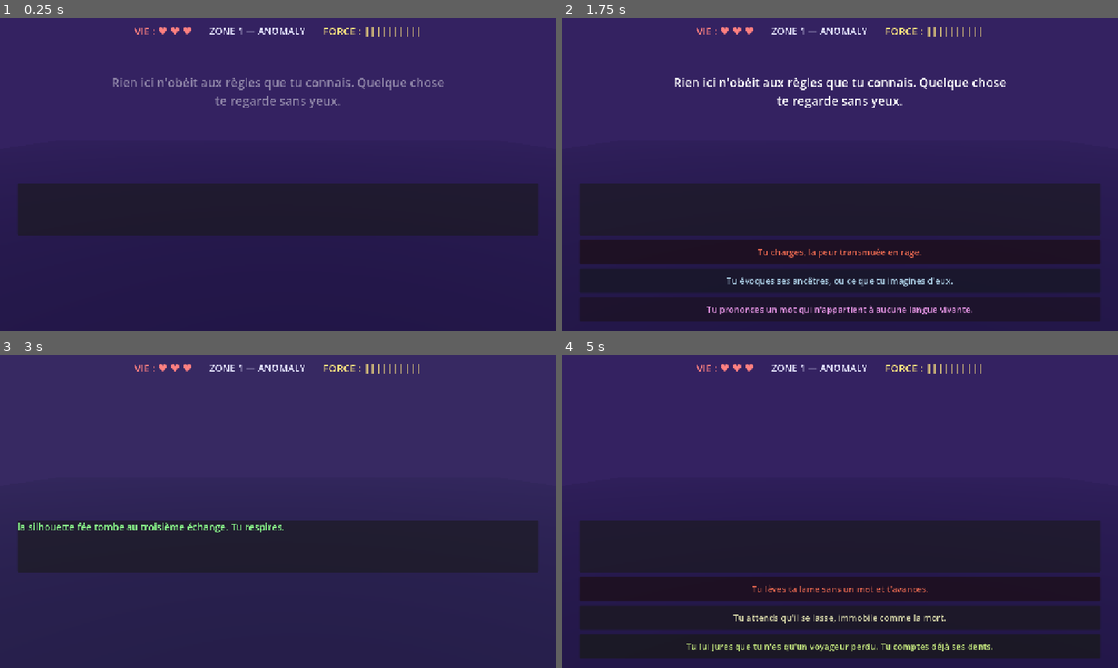
Above: before the commit, frames 1-4 (two rows, left to right).
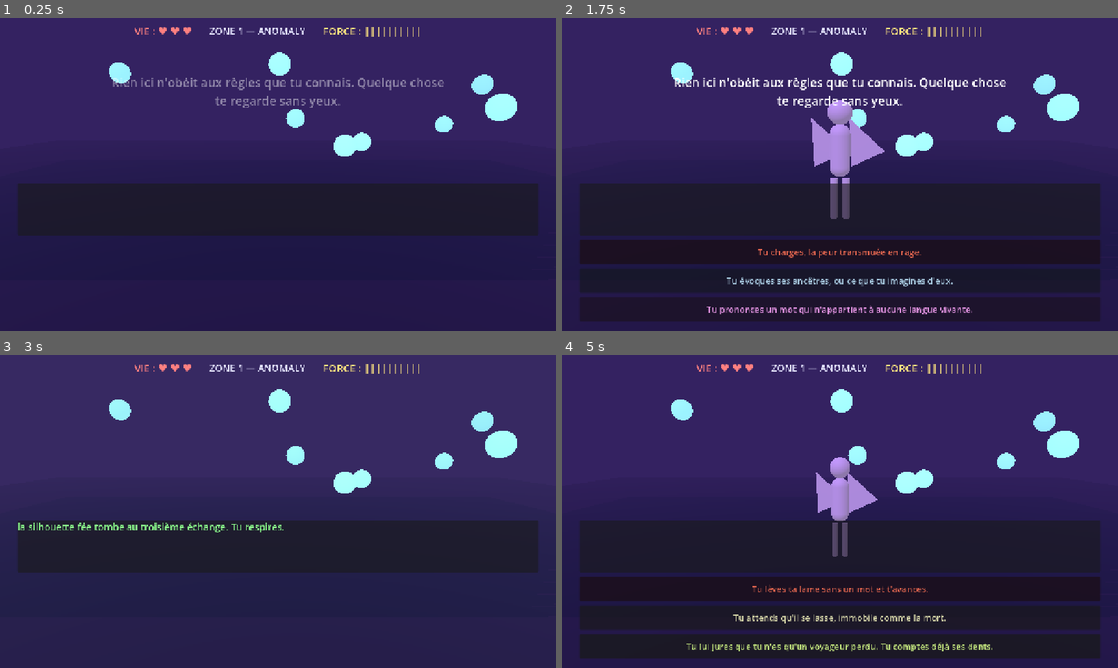
Above: after the commit, the same moments.

Repository: VolaxxxX/DD
Game: Godot game, scene res://main.tscn
Same seed, same stepped clock (60 frames per second), same inputs: the game is played once before the commit and once after it.
Inputs:
- Up to frame 1 (0.25 s): no input
- Up to frame 2 (1.75 s): tap Enter at 1.25 s
- Up to frame 3 (3 s): click "Tu charges, la peur transmuée…" at 2 s
- Up to frame 4 (5 s): tap Space at 3.5 s; tap Enter at 4.25 s

The runs differ from the first frame. In frame 1, 1.7% of the frame differs, in the area x 19-93%, y 10-45%; in frame 2, 3.7%, in the area x 19-93%, y 10-65%; in frame 3, 1.7%; in frame 4, 3.1%.
Error before the commit: Parse Error: Identifier "ConeMesh" not declared in the current scope. (res://render/decor_3d.gd:65)

Commit message:
Fix ConeMesh parse errors by using CylinderMesh with top_radius=0

Diff:
--- a/render/creature_3d.gd
+++ b/render/creature_3d.gd
@@ -97,7 +97,7 @@
 	_add_part(leg, Vector3(0.35, 0.3, -0.2))
 	_add_part(leg, Vector3(-0.35, 0.3, 0.2))
 	_add_part(leg, Vector3(-0.35, 0.3, -0.2))
-	var tail := ConeMesh.new(); tail.top_radius = 0.02; tail.bottom_radius = 0.12; tail.height = 0.6
+	var tail := CylinderMesh.new(); tail.top_radius = 0.02; tail.bottom_radius = 0.12; tail.height = 0.6
 	_add_part(tail, Vector3(-0.8, 0.9, 0), Vector3.ONE, Vector3(0, 0, -60))
 
 func _build_undead() -> void:
@@ -176,7 +176,7 @@
 	var wing := PrismMesh.new(); wing.size = Vector3(1.4, 1.2, 0.08)
 	_add_part(wing, Vector3(-0.1, 1.5, -0.5), Vector3.ONE, Vector3(0, 0, 30))
 	_add_part(wing, Vector3(-0.1, 1.5, 0.5), Vector3.ONE, Vector3(0, 180, -30))
-	var tail := ConeMesh.new(); tail.top_radius = 0.05; tail.bottom_radius = 0.25; tail.height = 1.2
+	var tail := CylinderMesh.new(); tail.top_radius = 0.05; tail.bottom_radius = 0.25; tail.height = 1.2
 	_add_part(tail, Vector3(-1.3, 1.0, 0), Vector3.ONE, Vector3(0, 0, -70))
 	var leg := CylinderMesh.new(); leg.top_radius = 0.15; leg.bottom_radius = 0.15; leg.height = 0.7
 	_add_part(leg, Vector3(0.4, 0.4, 0.3))
--- a/render/decor_3d.gd
+++ b/render/decor_3d.gd
@@ -62,7 +62,7 @@
 		var x := _frng(rng, -8, 8)
 		var z := _frng(rng, -7, -1)
 		var h := _frng(rng, 1.5, 4.0)
-		var spike := ConeMesh.new(); spike.top_radius = 0.05; spike.bottom_radius = 0.35; spike.height = h
+		var spike := CylinderMesh.new(); spike.top_radius = 0.05; spike.bottom_radius = 0.35; spike.height = h
 		_place(spike, Vector3(x, h * 0.5, z), Color(0.35, 0.05, 0.35), Vector3.ONE, 0.6)
 
 func _anomaly(rng: DRNG, _corr: float) -> void:
